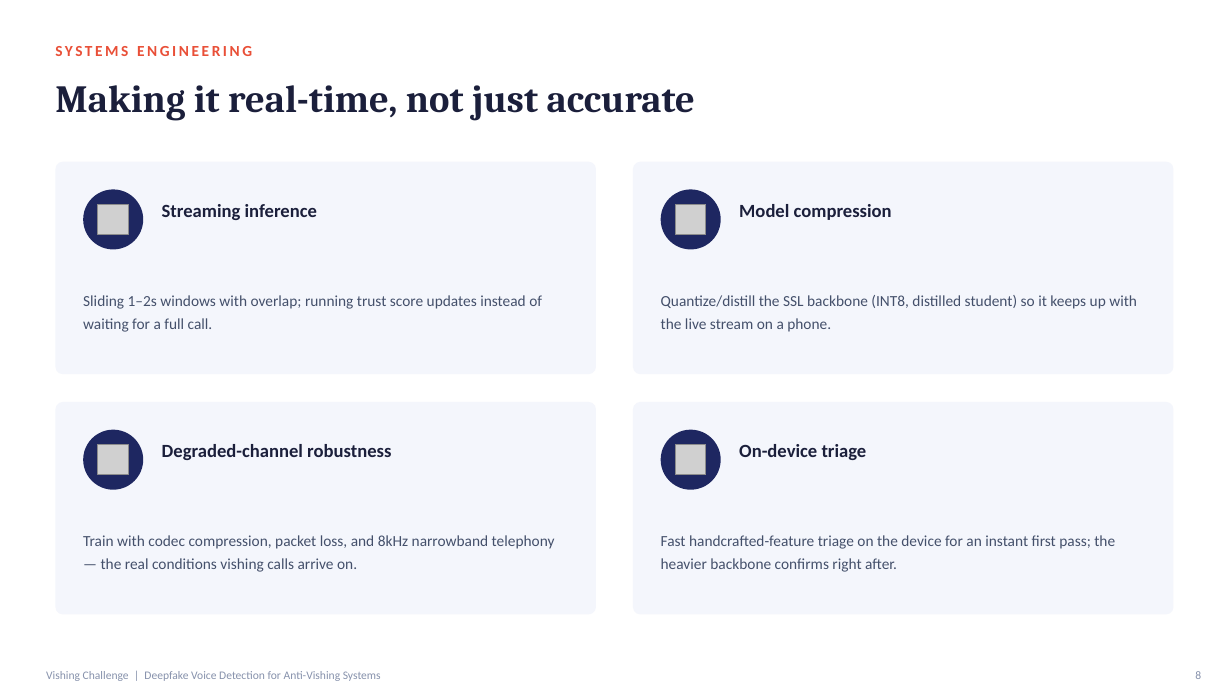
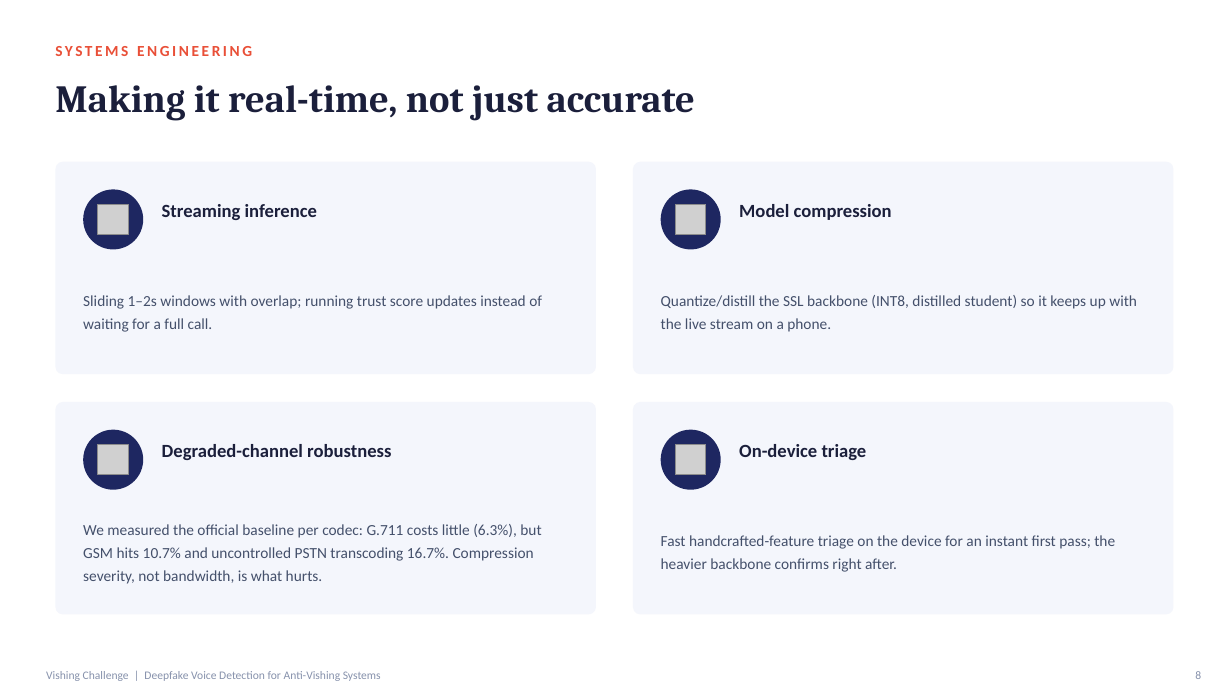
Before and after one commit to mertBiricik/vishing, a slide deck: slide 8 of slides/anti_vishing_proposal.pptx. Drawn at 1232x693 pixels with LibreOffice and Linux fonts; fonts in the diff are those of the drawing; grey boxes stand for pictures. Boxes give left, top, right and bottom in pixels: in the first picture for what was removed or moved away, otherwise in the second. Text is boxed around its words. In the diff, an @@ line names an element or a change of style, - is before the commit and + after.

Commit message:
Update anti-vishing proposal presentation files

```diff
--- a/slides/anti_vishing_proposal.pptx
+++ b/slides/anti_vishing_proposal.pptx
@@ text at [83, 524, 541, 584]: text changed @@
-Train with codec compression, packet loss, and 8kHz narrowband telephony — the real conditions vishing calls arrive on.
+We measured the official baseline per codec: G.711 costs little (6.3%), but GSM hits 10.7% and uncontrolled PSTN transcoding 16.7%. Compression severity, not bandwidth, is what hurts.
```
Also in this commit, not shown: 1 other file.
